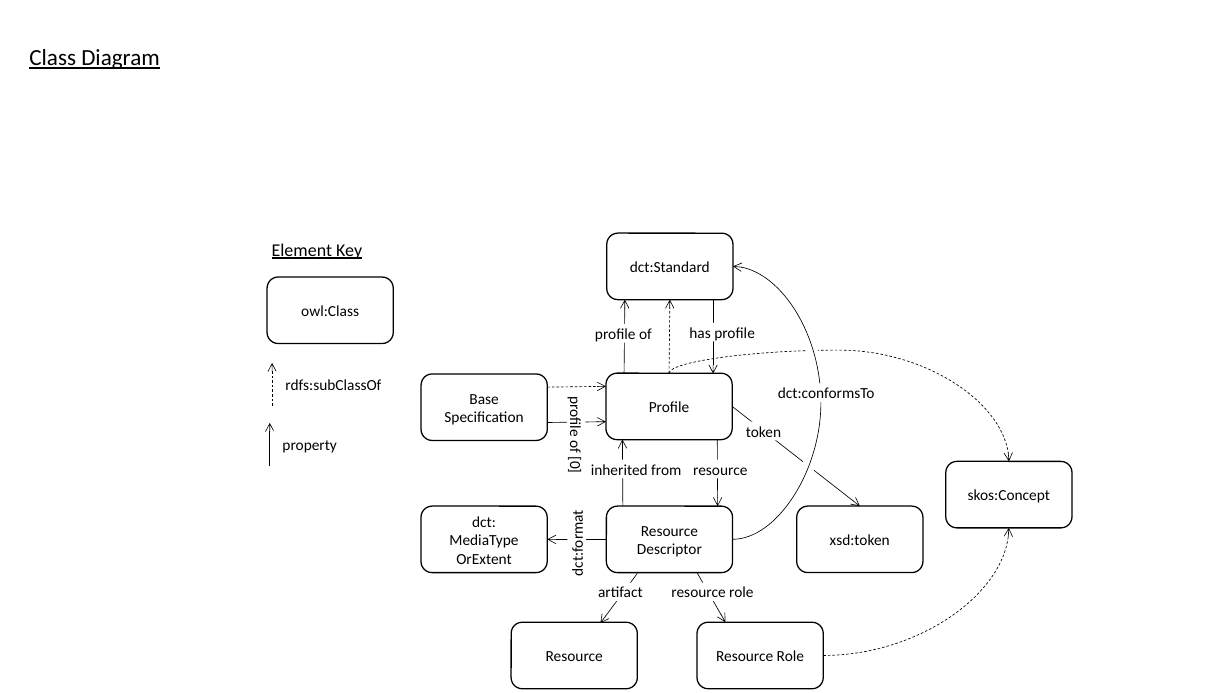
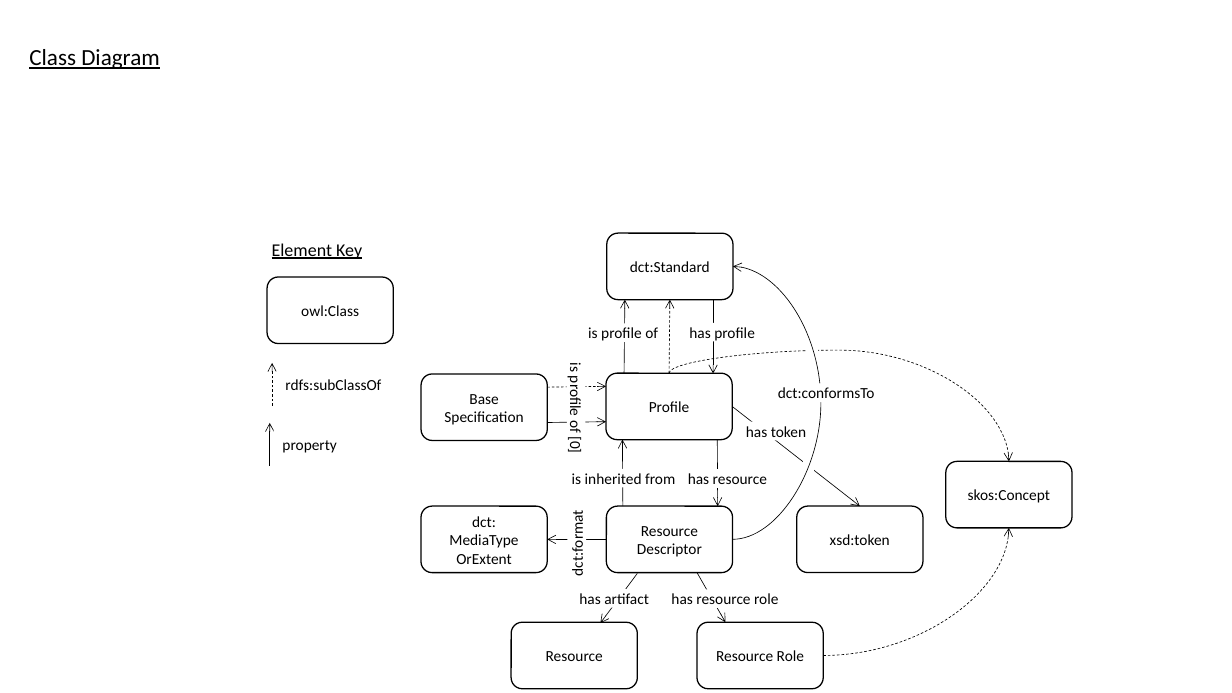
Before and after one commit to w3c/dxwg, a slide deck: slide 1 of profilesont/diagrams.pptx. Drawn at 1232x693 pixels with LibreOffice and Linux fonts; fonts in the diff are those of the drawing. Boxes give left, top, right and bottom in pixels: in the first picture for what was removed or moved away, otherwise in the second. Text is boxed around its words. In the diff, an @@ line names an element or a change of style, - is before the commit and + after.

```diff
--- a/profilesont/diagrams.pptx
+++ b/profilesont/diagrams.pptx
@@ text at [588, 327, 658, 343]: text changed @@
-profile of
+is profile of
@@ text in rectangle at [566, 364, 585, 452]: text changed @@
-profile of [0]
+is profile of [0]
@@ rectangle "is profile of [0]": place and size @@
-rectangle "is profile of [0]" at [567, 396, 586, 475]
+rectangle "is profile of [0]" at [567, 363, 586, 454]
@@ text in rectangle at [746, 426, 806, 441]: text changed @@
-token
+has token
@@ rectangle "has token": place and size @@
-rectangle "has token" at [746, 421, 782, 440]
+rectangle "has token" at [746, 421, 807, 440]
@@ text in rectangle at [572, 473, 675, 489]: text changed @@
-inherited from
+is inherited from
@@ rectangle "is inherited from": place and size @@
-rectangle "is inherited from" at [591, 459, 682, 478]
+rectangle "is inherited from" at [572, 469, 677, 487]
@@ text at [688, 473, 767, 489]: text changed @@
-resource
+has resource
@@ text in rectangle at [579, 593, 649, 609]: text changed @@
-artifact
+has artifact
@@ rectangle "has artifact": place and size @@
-rectangle "has artifact" at [598, 586, 643, 602]
+rectangle "has artifact" at [579, 589, 650, 607]
@@ text at [671, 593, 778, 609]: text changed @@
-resource role
+has resource role
```
Also in this commit, not shown: 8 other slides changed, 12 other files.
